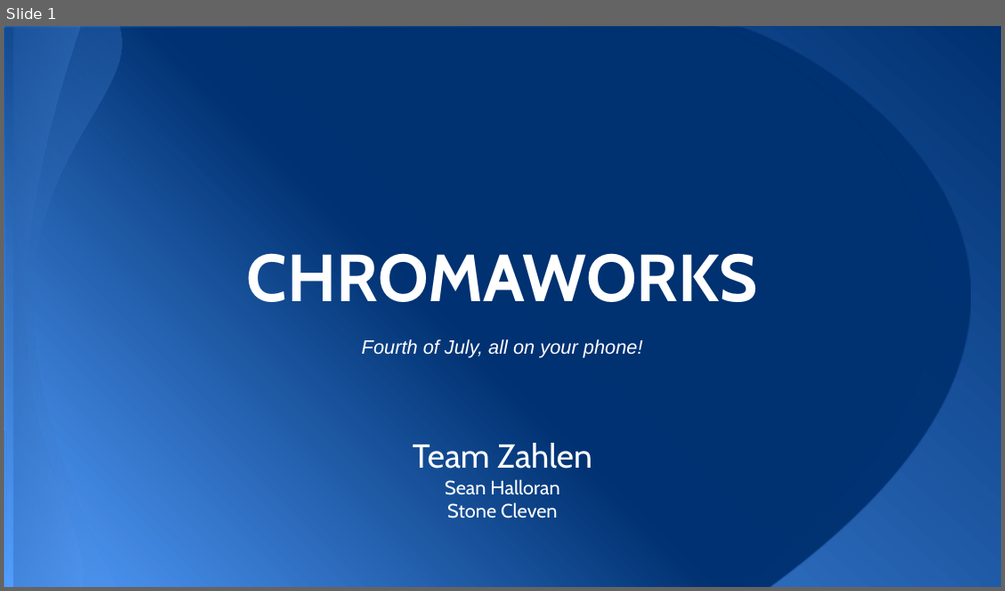
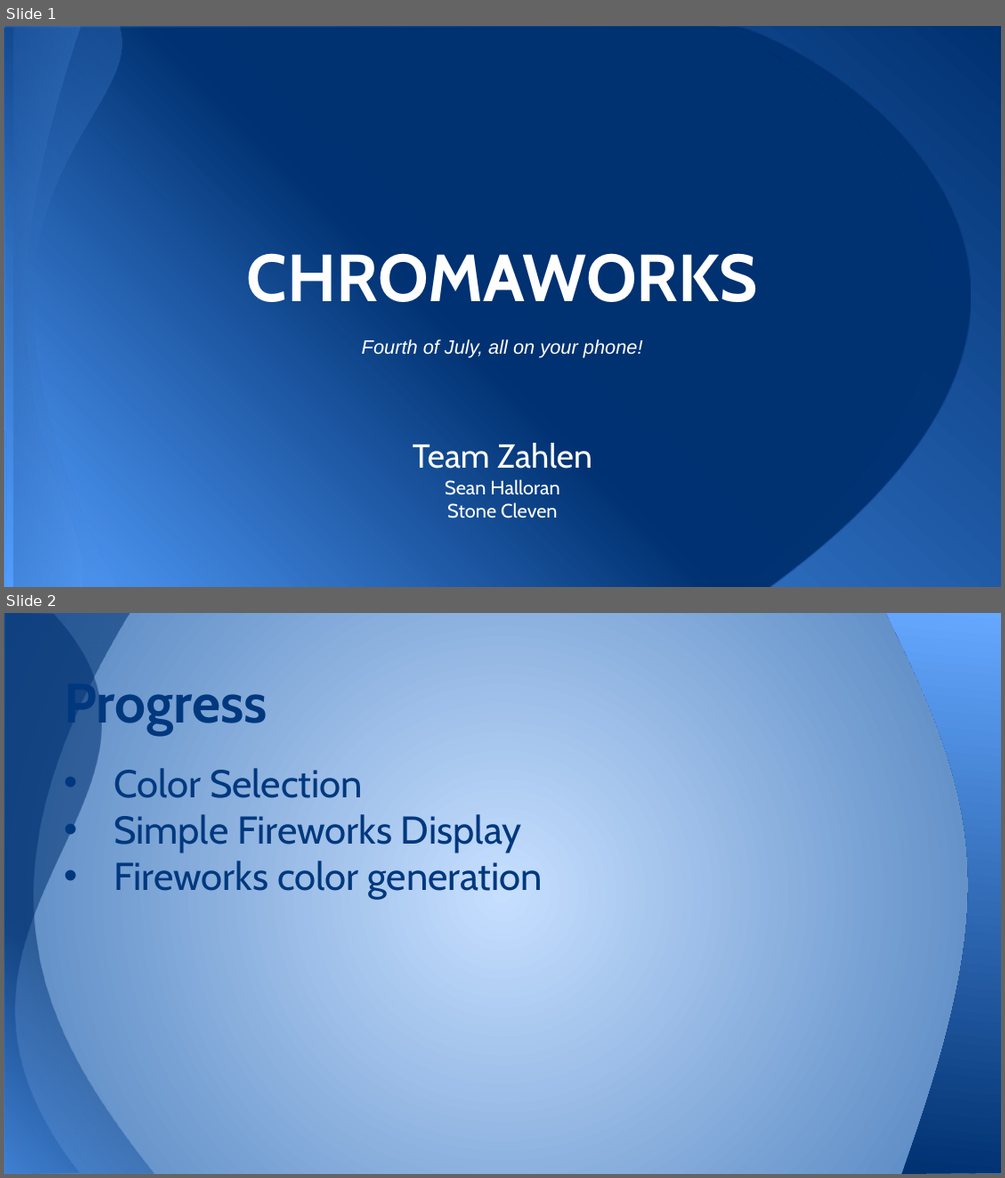
Before and after one commit to ComicSeans/imgd2900, a slide deck: assig7/Chromaworks.pptx. Shown one above the other, each under a label of ours: slide 1 before the commit, slides 1 and 2 after it. The pictures are 1005x591 and 1005x1178 pixels, drawn with LibreOffice and Linux fonts; fonts in the diff are those of the drawing. Boxes give left, top, right and bottom in pixels: in the first picture for what was removed or moved away, otherwise in the second. Text is boxed around its words. In the diff, an @@ line names an element or a change of style, - is before the commit and + after.

```diff
--- a/assig7/Chromaworks.pptx
+++ b/assig7/Chromaworks.pptx
@@ slide 2 added at bbox=[4, 613, 1001, 1174], background gradient #C6DFFF to #4F81BD @@
@@ freeform shape added at bbox=[4, 613, 154, 1173], fill gradient #549FFF to #003171 @@
@@ freeform shape added at bbox=[4, 613, 220, 1173], fill gradient #549FFF to #003171 @@
@@ freeform shape added at bbox=[886, 613, 1001, 1174], fill gradient #003171 to #65A8FF @@
@@ title added at bbox=[64, 675, 267, 735], 40 pt, text #00387E, bold @@
+Progress
@@ text added at bbox=[113, 768, 542, 900], 28 pt, text #00387E @@
+• Color Selection
+• Simple Fireworks Display
+• Fireworks color generation
```
Also in this commit, not shown: 1 other slide added, 7 slides removed.
